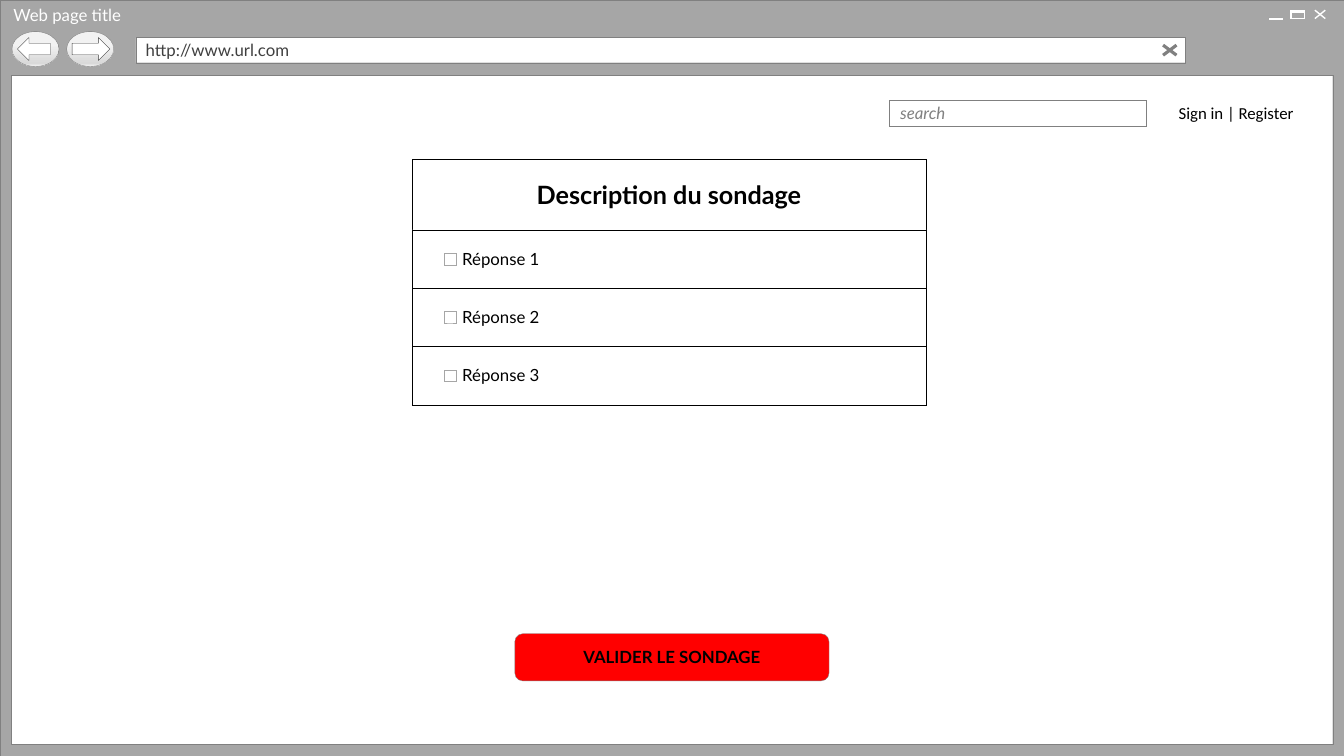
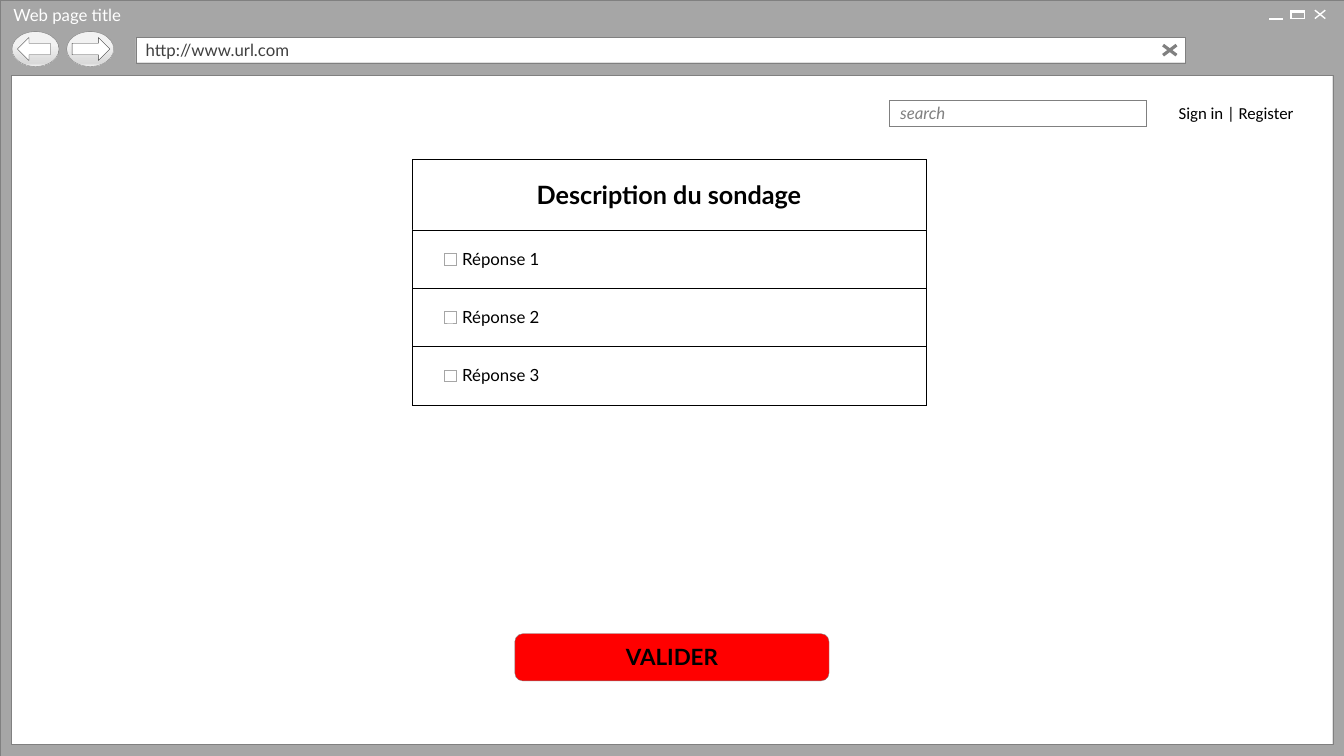
Before and after one commit to Holyz1988/PROJET1-ASP.NET, a slide deck: slide 19 of Page d’acceuil.pptx. Drawn at 1344x756 pixels with LibreOffice and Linux fonts; fonts in the diff are those of the drawing; background and template pictures are left out. Boxes give left, top, right and bottom in pixels: in the first picture for what was removed or moved away, otherwise in the second. Text is boxed around its words. In the diff, an @@ line names an element or a change of style, - is before the commit and + after.

Commit message:
Changement des touches valider à finir

```diff
--- a/Page d’acceuil.pptx
+++ b/Page d’acceuil.pptx
@@ text in rounded rectangle at <box>626,648,718,665</box>: text changed; size 12 to 16 pt @@
-VALIDER LE SONDAGE
+VALIDER
```
Also in this commit, not shown: 14 other slides changed, 1 slide removed.
